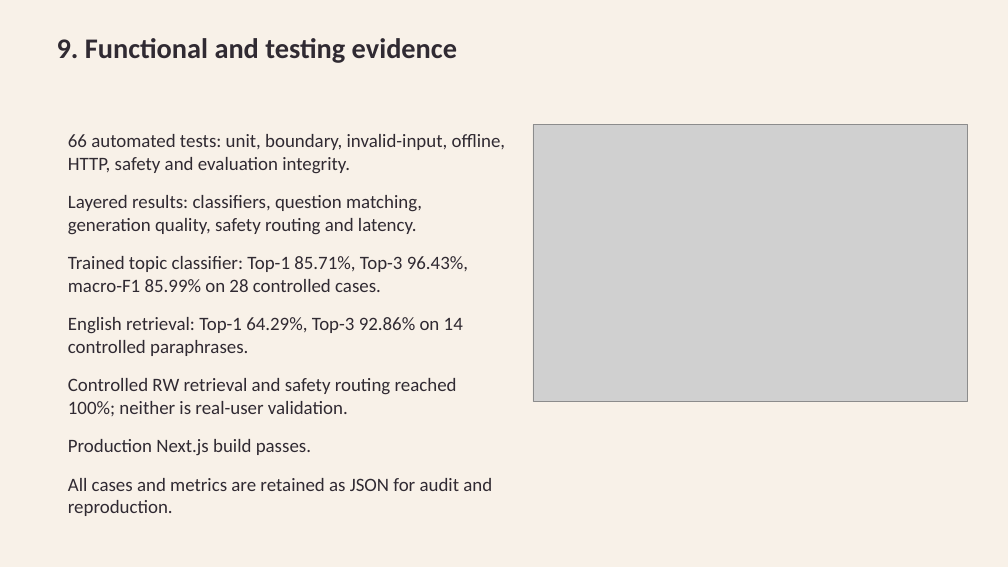
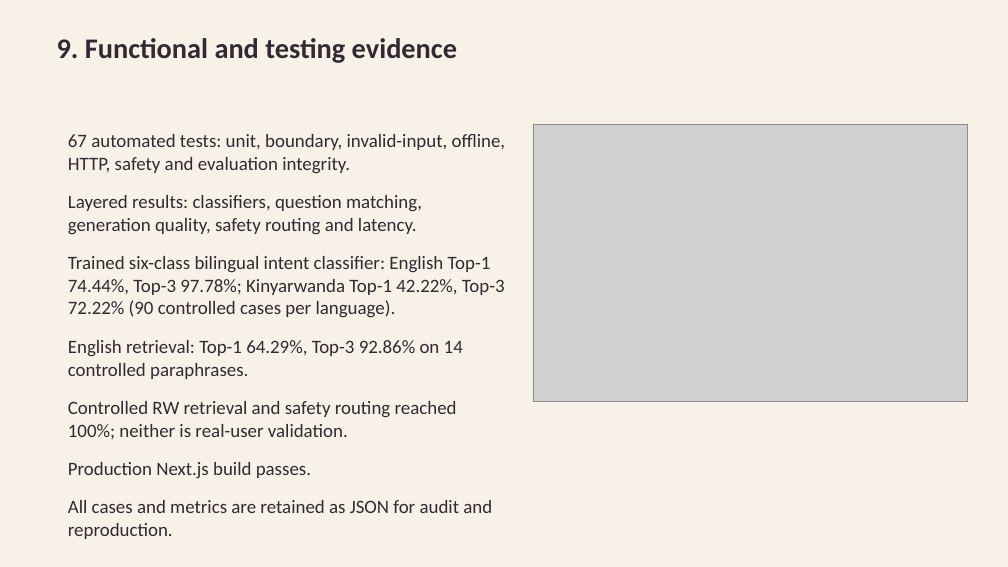
Before and after one commit to IrutingaboRaissa/UMUBYEYI, a slide deck: slide 11 of Umubyeyi_Presentation.pptx (slide 10 before the commit). Drawn at 1008x567 pixels with LibreOffice and Linux fonts; fonts in the diff are those of the drawing; grey boxes stand for pictures. Boxes give left, top, right and bottom in pixels: in the first picture for what was removed or moved away, otherwise in the second. Text is boxed around its words. In the diff, an @@ line names an element or a change of style, - is before the commit and + after.

```diff
--- a/Umubyeyi_Presentation.pptx
+++ b/Umubyeyi_Presentation.pptx
@@ text at (68, 134, 506, 173): text changed @@
-66 automated tests: unit, boundary, invalid-input, offline, HTTP, safety and evaluation integrity.
+67 automated tests: unit, boundary, invalid-input, offline, HTTP, safety and evaluation integrity.
@@ text at (68, 256, 505, 318): text changed @@
-Trained topic classifier: Top-1 85.71%, Top-3 96.43%, macro-F1 85.99% on 28 controlled cases.
+Trained six-class bilingual intent classifier: English Top-1 74.44%, Top-3 97.78%; Kinyarwanda Top-1 42.22%, Top-3 72.22% (90 controlled cases per language).
```
Also in this commit, not shown: 2 other slides changed, 1 slide added, 56 other files.
